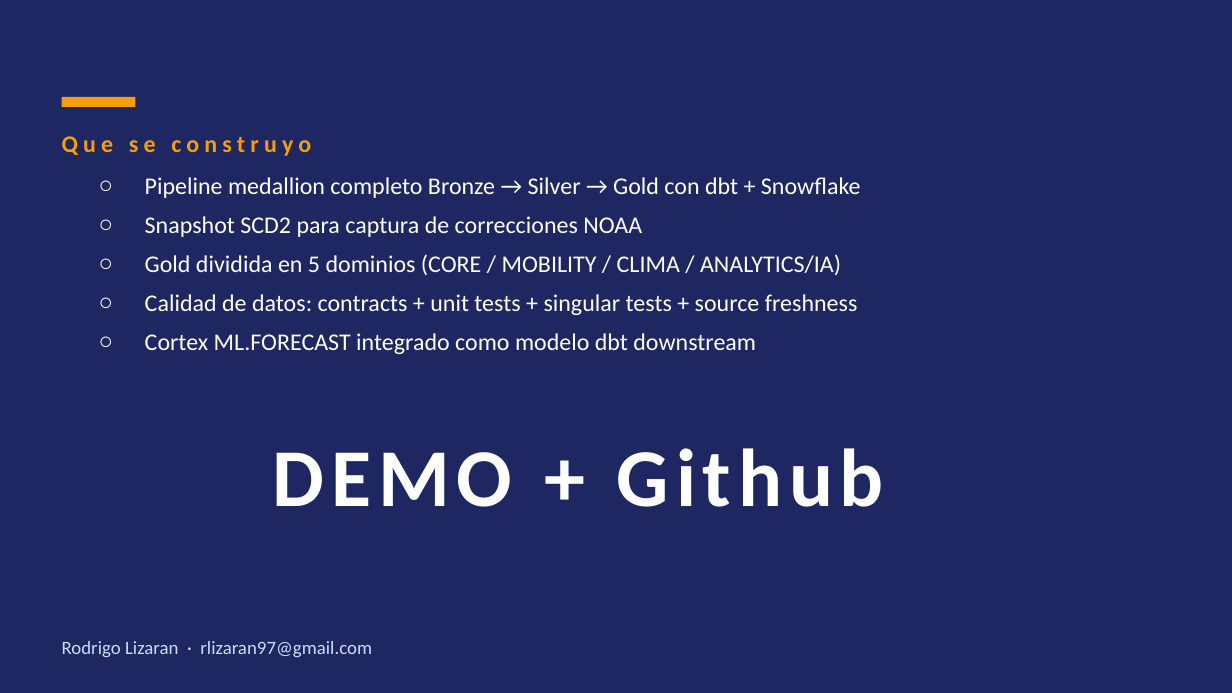
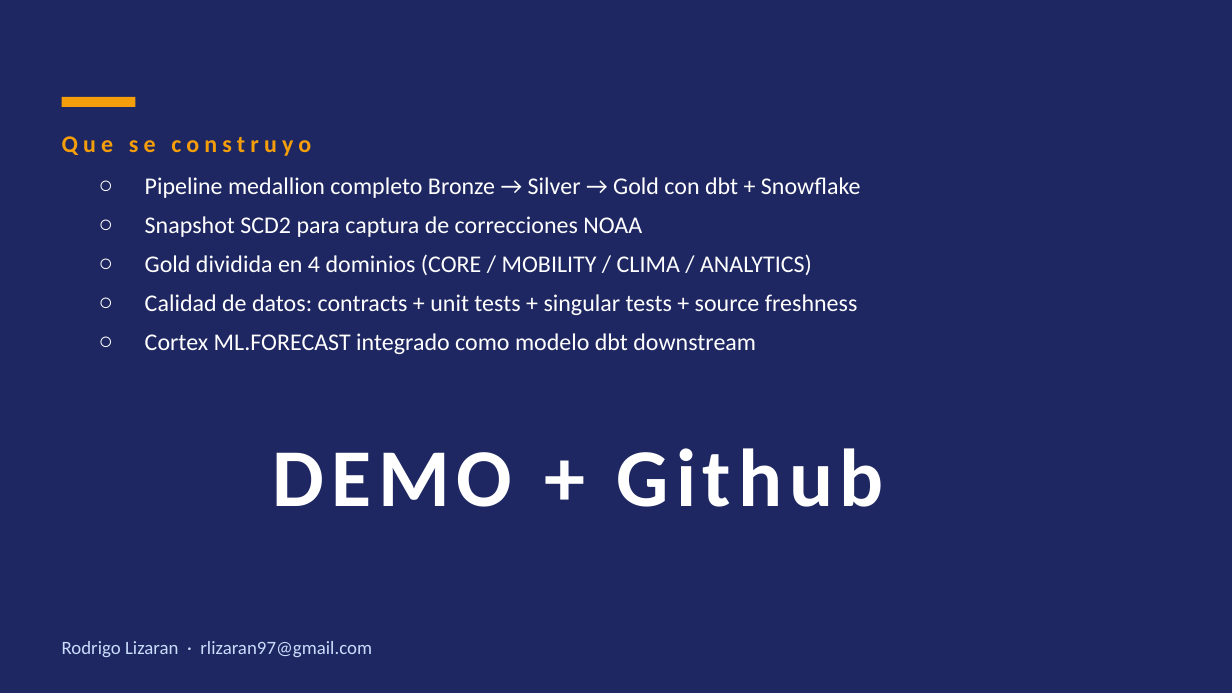
Before and after one commit to Rlizaran/Snowflake_proyect, a slide deck: slide 15 of presentacion/Presentacion.pptx (slide 11 before the commit). Drawn at 1232x693 pixels with LibreOffice and Linux fonts; fonts in the diff are those of the drawing. Boxes give left, top, right and bottom in pixels: in the first picture for what was removed or moved away, otherwise in the second. Text is boxed around its words. In the diff, an @@ line names an element or a change of style, - is before the commit and + after.

```diff
--- a/presentacion/Presentacion.pptx
+++ b/presentacion/Presentacion.pptx
@@ text at (145, 254, 812, 275): text changed @@
-○ Gold dividida en 5 dominios (CORE / MOBILITY / CLIMA / ANALYTICS/IA)
+○ Gold dividida en 4 dominios (CORE / MOBILITY / CLIMA / ANALYTICS)
```
Also in this commit, not shown: 9 other slides changed, 4 slides added, 1 other file.
